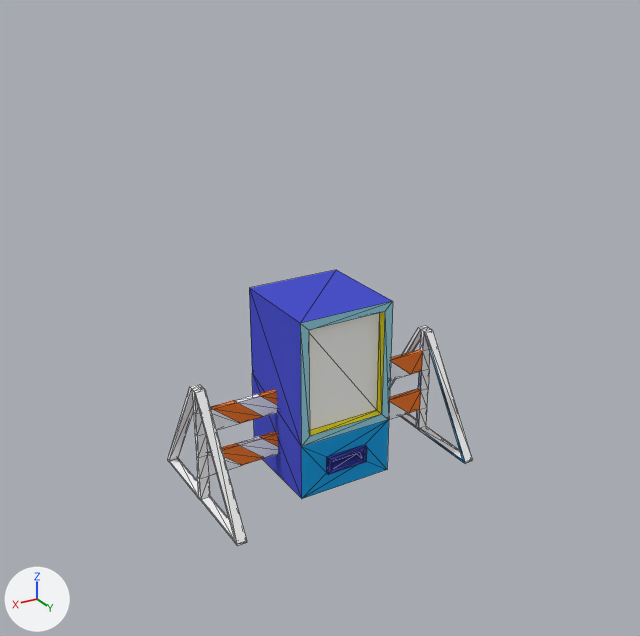
Before and after pictures for a commit that changed the glTF model vending-machine-gamejam/Assets/Models/Assetts.glb.
The view is the same before and after, from a camera (50 mm lens) standing at (335.0, 559.0, 413.0) and looking at (6.0, 11.0, 139.0). Lighting does not change. The marker at lower left points along +X, +Y and +Z. Mesh edges are drawn as thin lines. Where no turn or scale is listed for an object, it has been applied to the vertices.

The scene before the commit, as lines of its bpy script (objects in view):
```python
me_cube_001 = bpy.data.meshes.new('Cube.001')
me_cube_001.from_pydata(...)  # 168 vertices, 356 faces; spans x -112.0..111.0, y -68.0..68.0, z 0.0..99.0
me_cube_001.materials.append(mat_basiccolor)  # picture img_colorpallete
me_cube_002 = bpy.data.meshes.new('Cube.002')
me_cube_002.from_pydata(...)  # 36 vertices, 68 faces; spans x -41.0..41.0, y -41.0..44.0, z 1.0..154.0
me_cube_002.materials.append(mat_basiccolor)  # picture img_colorpallete
ob_barricade1 = bpy.data.objects.new('Barricade1', me_cube_001)
ob_barricade1.location = (0.0, 0.0, 0.0)
ob_cube = bpy.data.objects.new('Cube', me_cube_002)
ob_cube.location = (0.0, 0.0, 0.0)
```
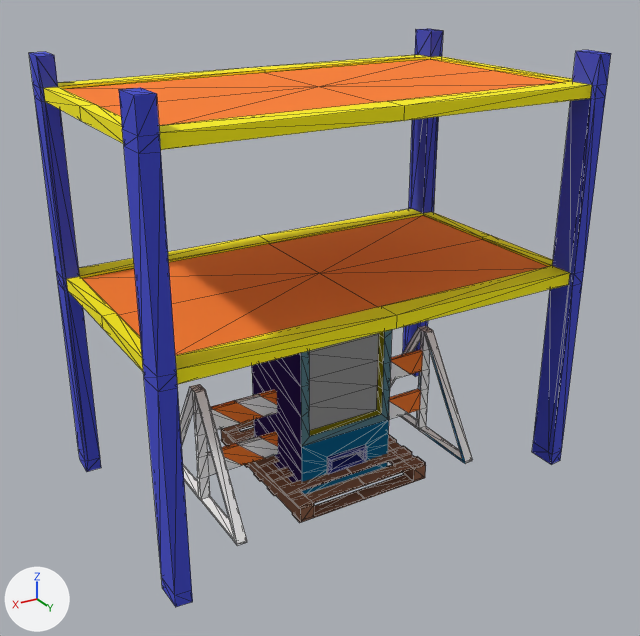
The newer file is also rescaled (x0.0114) as a whole; pictures and numbers use the older file's frame.

Pixel boxes (x1, y1, x2, y2) of what changed, in the pictures (640 x 636 px):
'Shelf1', added: after (29, 29, 611, 607)
'Cube', deleted: before (249, 270, 393, 499)
'Machine1', added: after (252, 330, 392, 494)
'WoodPallet', added (brown): after (221, 420, 426, 523)

Diff of the bpy script that builds the scene:
```diff
--- a/vending-machine-gamejam/Assets/Models/Assetts.glb.py
+++ b/vending-machine-gamejam/Assets/Models/Assetts.glb.py
@@ me_cube_006 @@
+me_cube_006.from_pydata(...)  # 220 vertices, 448 faces; spans x -177.0..177.0, y -108.0..108.0, z 2.0..338.0
+me_cube_006.materials.append(mat_basiccolor)  # picture img_colorpallete
@@ me_cube_005 @@
+me_cube_005.from_pydata(...)  # 160 vertices, 288 faces; spans x -60.4..60.4, y -70.9..70.7, z 2.2..16.9
+me_cube_005.materials.append(mat_basiccolor)  # picture img_colorpallete
@@ me_cube_002_1 @@
+me_cube_002_1.from_pydata(...)  # 96 vertices, 188 faces; spans x -41.0..41.0, y -41.0..44.0, z 1.0..154.0
+me_cube_002_1.materials.append(mat_basiccolor)  # picture img_colorpallete
@@ ob_cube @@
-ob_cube = bpy.data.objects.new('Cube', me_cube_002)
-ob_cube.location = (0.0, 0.0, 0.0)
@@ ob_shelf1 @@
+ob_shelf1 = bpy.data.objects.new('Shelf1', me_cube_006)
+ob_shelf1.location = (0.0, 0.0, 0.0)
@@ ob_woodpallet @@
+ob_woodpallet = bpy.data.objects.new('WoodPallet', me_cube_005)
+ob_woodpallet.location = (0.0, 0.0, 0.0)
@@ ob_machine1 @@
+ob_machine1 = bpy.data.objects.new('Machine1', me_cube_002_1)
+ob_machine1.location = (0.0, 0.0, 0.0)
```
